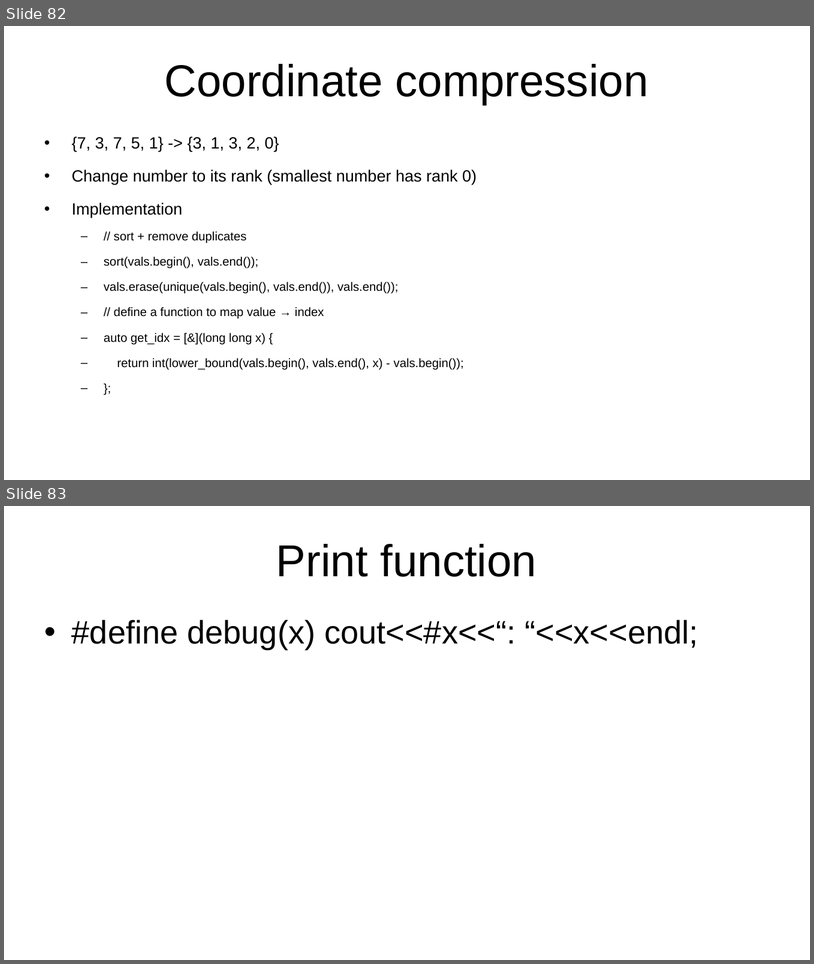
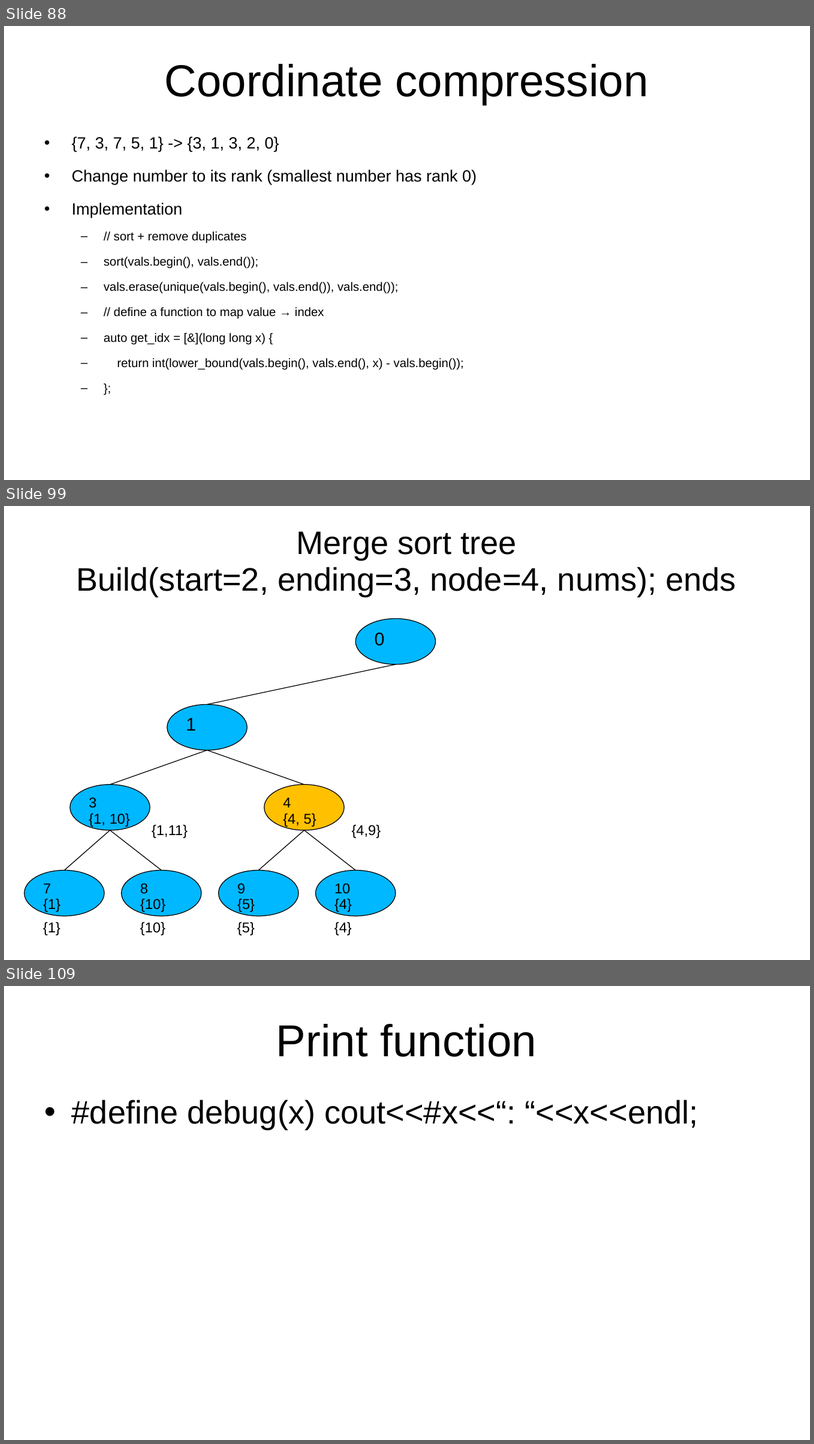
Before and after one commit to kindaichinisan/CompetitiveProgramming, a slide deck: MyCode/competitive_programming.ppt. Shown one above the other, each under a label of ours: slides 82 and 83 before the commit, slides 88, 99 and 109 after it; the slides between them are not shown. The pictures are 814x964 and 814x1444 pixels, drawn with LibreOffice and Linux fonts; fonts in the diff are those of the drawing. Boxes give left, top, right and bottom in pixels: in the first picture for what was removed or moved away, otherwise in the second. Text is boxed around its words. In the diff, an @@ line names an element or a change of style, - is before the commit and + after.

Commit message:
solve leetcode 3762. update SegmentTree coding.

```diff
--- a/MyCode/competitive_programming.ppt
+++ b/MyCode/competitive_programming.ppt
@@ slide 99 added at (4, 506, 810, 960), background #FFFFFF @@
@@ title added at (76, 531, 736, 596), 32 pt, text #000000 @@
+Merge sort tree
+Build(start=2, ending=3, node=4, nums); ends
@@ ellipse added at (356, 619, 436, 665), fill #00B8FF, outline #000000 0.74 pt, 18 pt, text #000000 @@
+0
@@ line added from (396, 664) to (207, 705), #000000 0.74 pt @@
@@ ellipse added at (167, 705, 247, 750), fill #00B8FF, outline #000000 0.74 pt, 18 pt, text #000000 @@
+1
@@ line added from (207, 750) to (110, 784), #000000 0.74 pt @@
@@ line added from (207, 750) to (305, 784), #000000 0.74 pt @@
@@ ellipse added at (70, 784, 150, 829), fill #00B8FF, outline #000000 0.74 pt, 14 pt, text #000000 @@
+3
+{1, 10}
@@ ellipse added at (264, 784, 344, 829), fill #FFC000, outline #000000 0.74 pt, 14 pt, text #000000 @@
+4
+{4, 5}
@@ text added at (152, 824, 188, 838), 14 pt, text #000000 @@
+{1,11}
@@ text added at (352, 824, 381, 838), 14 pt, text #000000 @@
+{4,9}
@@ line added from (110, 830) to (64, 870), #000000 0.74 pt @@
@@ line added from (110, 830) to (161, 870), #000000 0.74 pt @@
@@ line added from (305, 830) to (258, 870), #000000 0.74 pt @@
@@ line added from (305, 830) to (356, 870), #000000 0.74 pt @@
@@ ellipse added at (24, 870, 104, 916), fill #00B8FF, outline #000000 0.74 pt, 14 pt, text #000000 @@
+7
+{1}
@@ ellipse added at (122, 870, 201, 916), fill #00B8FF, outline #000000 0.74 pt, 14 pt, text #000000 @@
+8
+{10}
@@ ellipse added at (218, 870, 298, 916), fill #00B8FF, outline #000000 0.74 pt, 14 pt, text #000000 @@
+9
+{5}
@@ ellipse added at (316, 870, 395, 916), fill #00B8FF, outline #000000 0.74 pt, 14 pt, text #000000 @@
+10
+{4}
@@ text added at (43, 921, 60, 935), 14 pt, text #000000 @@
+{1}
@@ text added at (140, 921, 165, 935), 14 pt, text #000000 @@
+{10}
@@ text added at (237, 921, 255, 935), 14 pt, text #000000 @@
+{5}
@@ text added at (335, 921, 352, 935), 14 pt, text #000000 @@
+{4}
@@ what was slide 82 is now slide 88 @@
@@ what was slide 83 is now slide 109 @@
```
Also in this commit, not shown: 2 slides changed, 25 other slides added, 7 other files.
